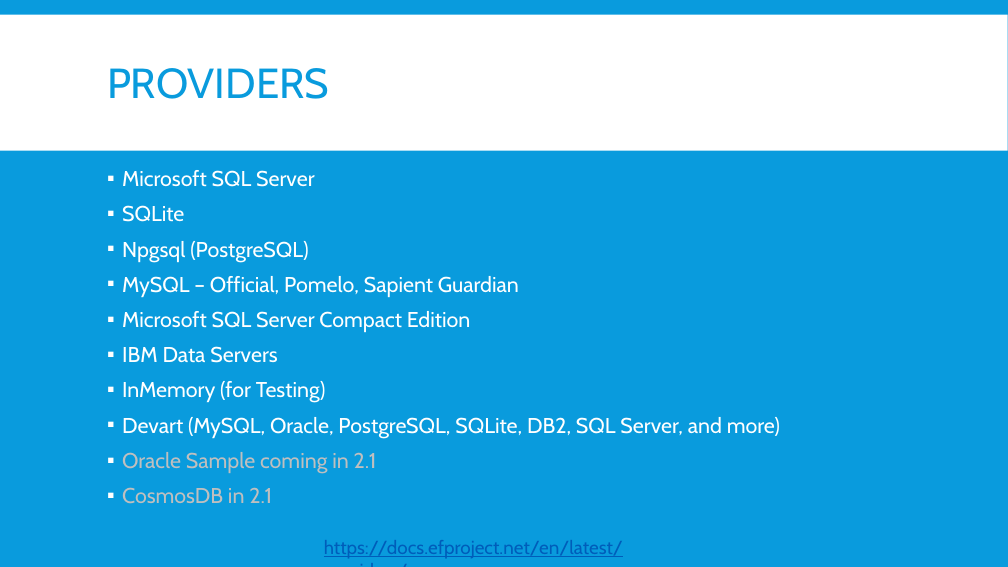
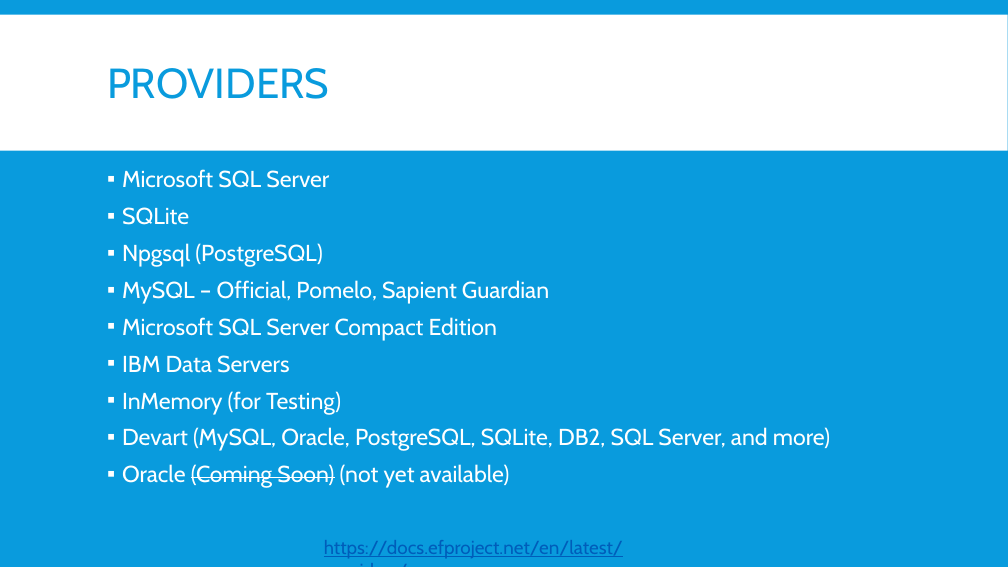
Before and after one commit to jwooley/EfCore, a slide deck: slide 15 of EfCoreGettingStarted.pptx. Drawn at 1008x567 pixels with LibreOffice and Linux fonts; fonts in the diff are those of the drawing. Boxes give left, top, right and bottom in pixels: in the first picture for what was removed or moved away, otherwise in the second. Text is boxed around its words. In the diff, an @@ line names an element or a change of style, - is before the commit and + after.

```diff
--- a/EfCoreGettingStarted.pptx
+++ b/EfCoreGettingStarted.pptx
@@ text at <box>122,169,830,451</box>: size 20.4 to 22 pt in "Microsoft SQL Server", "SQLite", "Npgsql (PostgreSQL)", "MySQL – Official, Pomelo, Sapient Guardian" and 4 more places @@
@@ text at <box>122,464,510,488</box>: text changed; size 20.4 to 22 pt; text colour #BFBFBF to #FFFFFF @@
-▪ Oracle Sample coming in 2.1
-▪ CosmosDB in 2.1
+▪ Oracle (Coming Soon) (not yet available)
```
Also in this commit, not shown: 4 other files.
